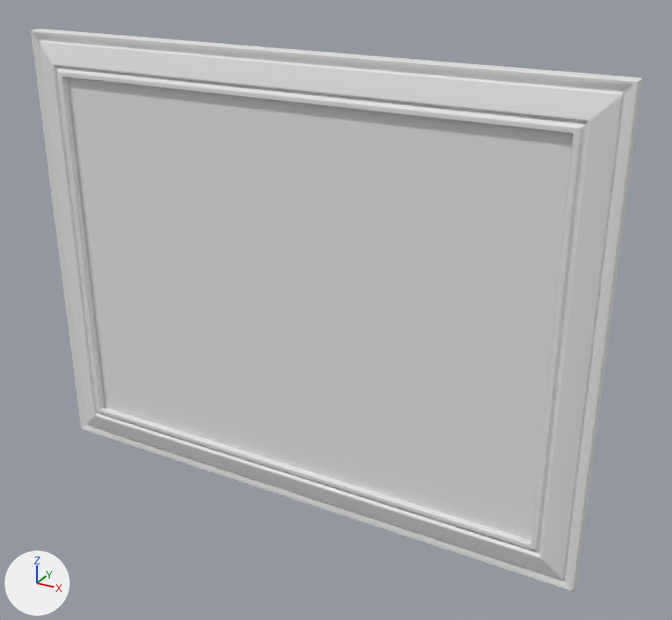
The FBX model Assets/Models/LCAD Models/FBX_NewspaperFrame_Big.fbx: old version first, new version second.
Before and after are seen from a 50 mm lens placed at (0.748, -1.248, 0.598), pointed at (0.065, -0.006, -0.023). Every picture has the same lights, and +X, +Y and +Z are marked at lower left.

The first picture shows 'Plano.004'.
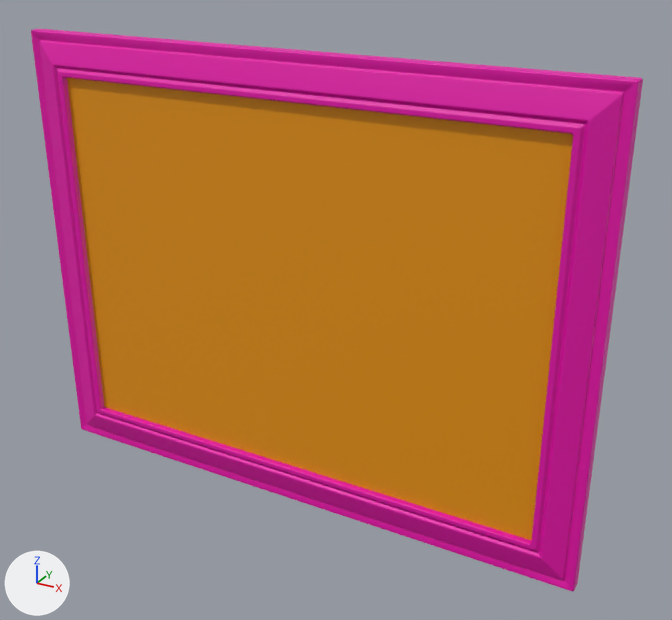
Pixel boxes (x1, y1, x2, y2) of what changed, in the pictures (672 x 620 px):
part 1 of me_plano_004, recoloured (grey to pink)
    both: (31, 29, 643, 592)
part 2 of me_plano_004, recoloured (grey to orange)
    both: (67, 78, 573, 540)

Diff of the bpy script that builds the scene:
```diff
--- a/Assets/Models/LCAD Models/FBX_NewspaperFrame_Big.fbx.py
+++ b/Assets/Models/LCAD Models/FBX_NewspaperFrame_Big.fbx.py
@@ mat_wood @@
+mat_wood = principled_material('Wood')
+mat_wood.base_color = (0.8, 0.0, 0.402)  # pink #e700aa
@@ mat_panel @@
+mat_panel = principled_material('Panel')
+mat_panel.base_color = (0.8, 0.299, 0.0)  # orange #e79500
@@ me_plano_004 @@
 me_plano_004.from_pydata(...)  # 388 vertices, 381 faces; spans x -0.51..0.514, y -0.059..0.0, z -0.396..0.396
 # used by ob_plano_004; location = (0.0, 0.0, 0.0)
+# me_plano_004 part 1: 380 of the faces centred in x -0.51..0.514, y -0.059..0.0, z -0.396..0.396 switch from no material to mat_wood (pink #e700aa)
+# me_plano_004 part 2: the 1 face centred in x 0.002, y -0.049, z 0.0 switches from no material to mat_panel (orange #e79500)
+me_plano_004.materials.append(mat_panel)  # orange #e79500
```
